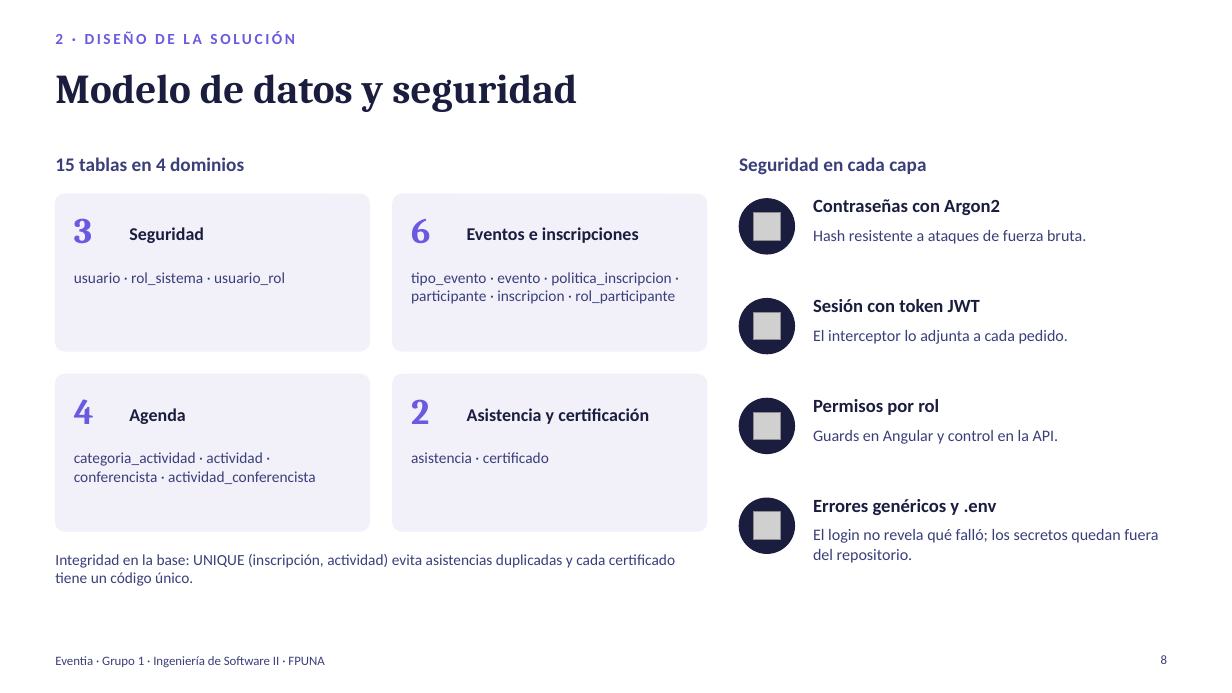
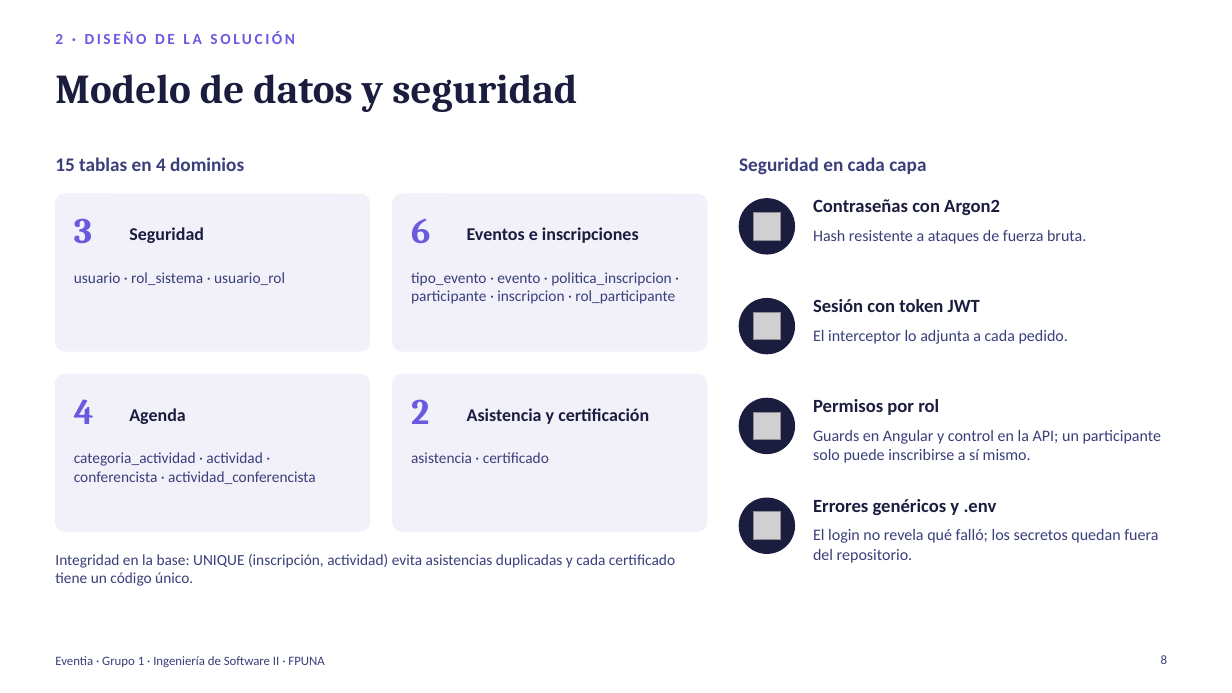
Before and after one commit to TobiasMiranda-FPUNA/Grupo-1-ING.-SOFT-II-Eventia, a slide deck: slide 8 of documentation/presentacion/Eventia_Presentacion.pptx. Drawn at 1232x693 pixels with LibreOffice and Linux fonts; fonts in the diff are those of the drawing; grey boxes stand for pictures. Boxes give left, top, right and bottom in pixels: in the first picture for what was removed or moved away, otherwise in the second. Text is boxed around its words. In the diff, an @@ line names an element or a change of style, - is before the commit and + after.

```diff
--- a/documentation/presentacion/Eventia_Presentacion.pptx
+++ b/documentation/presentacion/Eventia_Presentacion.pptx
@@ text at box(813, 430, 1162, 463): text changed @@
-Guards en Angular y control en la API.
+Guards en Angular y control en la API; un participante solo puede inscribirse a sí mismo.
```
Also in this commit, not shown: 6 other slides changed, 6 other files.
